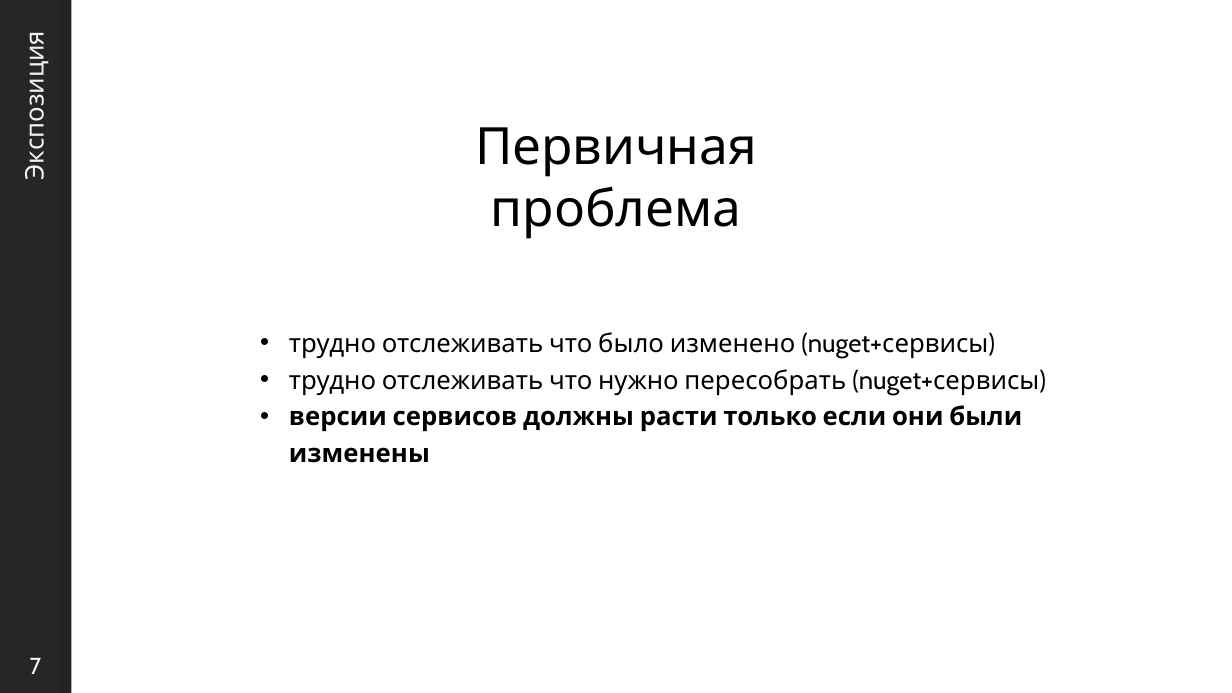
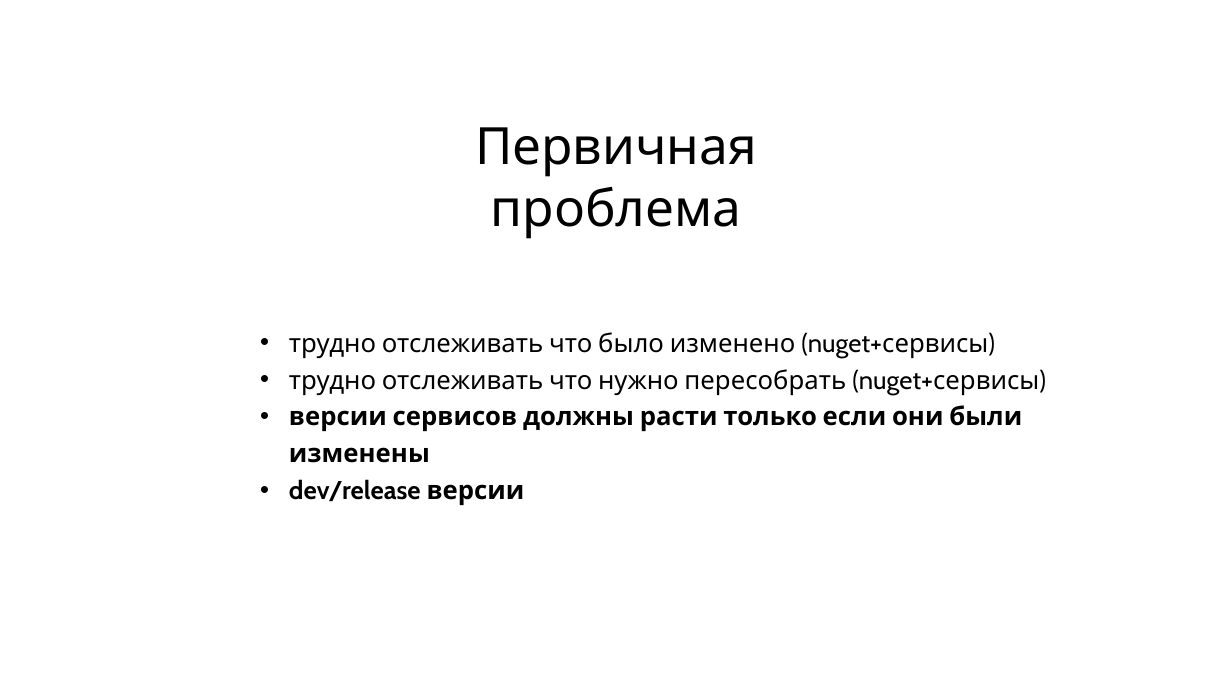
Before and after one commit to sidristij/presentations, a slide deck: slide 7 of 2023-dotnext-msk/02-dotnext-reactive-build.pptx. Drawn at 1232x693 pixels with LibreOffice and Linux fonts; fonts in the diff are those of the drawing; background and template pictures are left out. Boxes give left, top, right and bottom in pixels: in the first picture for what was removed or moved away, otherwise in the second. Text is boxed around its words. In the diff, an @@ line names an element or a change of style, - is before the commit and + after.

```diff
--- a/2023-dotnext-msk/02-dotnext-reactive-build.pptx
+++ b/2023-dotnext-msk/02-dotnext-reactive-build.pptx
@@ rectangle: place and size @@
-rectangle at [71,0,1232,693]
+rectangle at [0,0,1232,693]
@@ rectangle removed at [0,0,1232,693] @@
@@ title removed at [16,46,51,176] @@
-Экспозиция
@@ text at [289,479,525,505]: paragraph added @@
+• dev/release версии
@@ page number removed at [30,658,42,674] @@
-7
```
Also in this commit, not shown: 26 other slides changed, 2 slides added, 4 slides removed.
